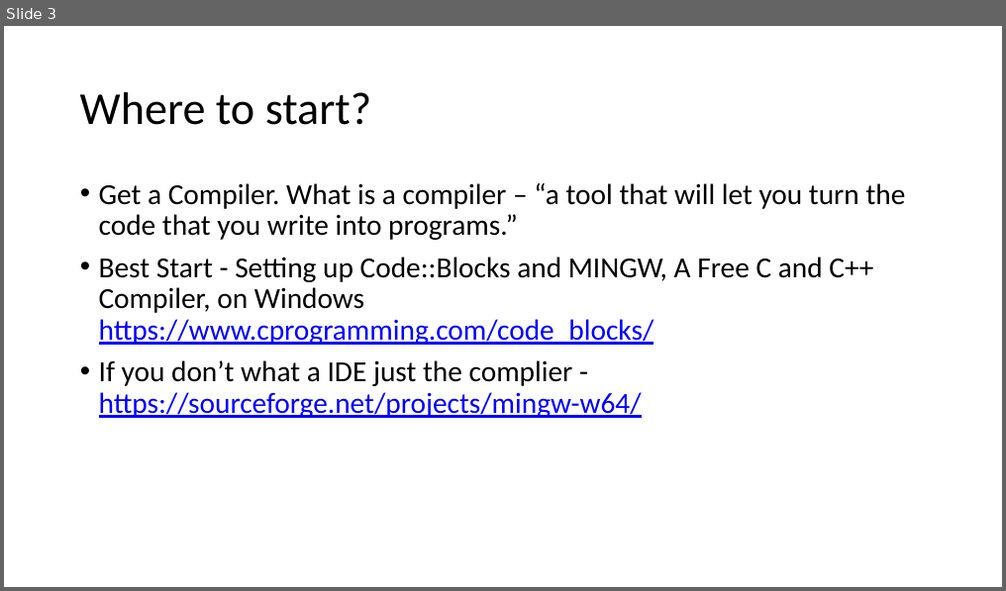
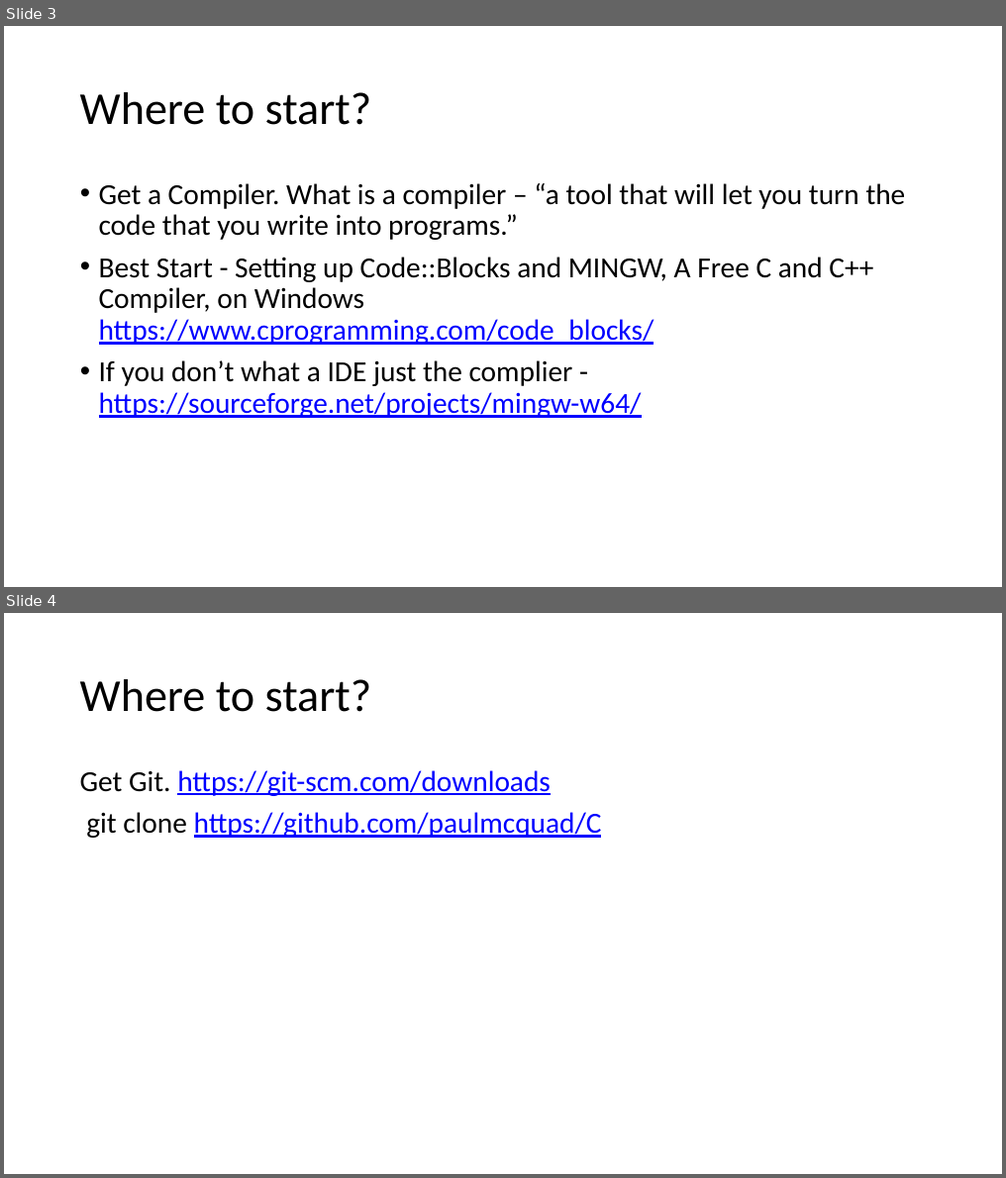
Before and after one commit to paulmcquad/C, a slide deck: Notes/C.pptx. Shown one above the other, each under a label of ours: slide 3 before the commit, slides 3 and 4 after it. The pictures are 1006x591 and 1006x1178 pixels, drawn with LibreOffice and Linux fonts; fonts in the diff are those of the drawing; background and template pictures are left out. Boxes give left, top, right and bottom in pixels: in the first picture for what was removed or moved away, otherwise in the second. Text is boxed around its words. In the diff, an @@ line names an element or a change of style, - is before the commit and + after.

Commit message:
Added more info
where to download git

```diff
--- a/Notes/C.pptx
+++ b/Notes/C.pptx
@@ slide 4 added at [4, 613, 1002, 1174], background #FFFFFF @@
@@ text added at [80, 679, 371, 712], 44 pt, text #000000 @@
+Where to start?
@@ text added at [80, 770, 602, 838], 28 pt, text #0000FF, underline @@
+Get Git. https://git-scm.com/downloads
+git clone https://github.com/paulmcquad/C
```
Also in this commit, not shown: 1 slide changed.
